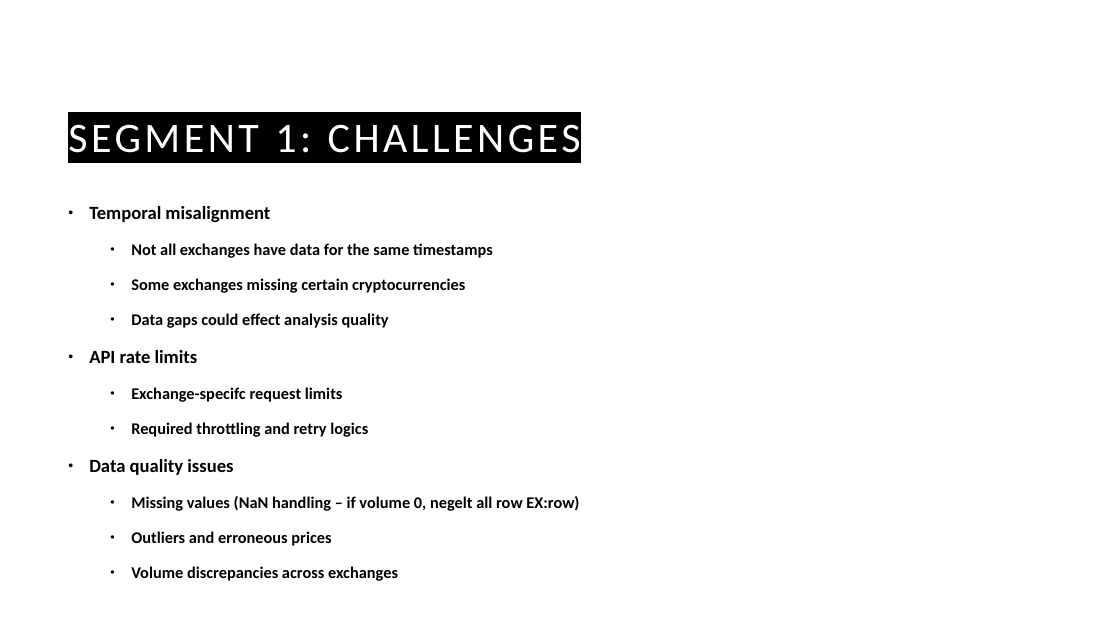
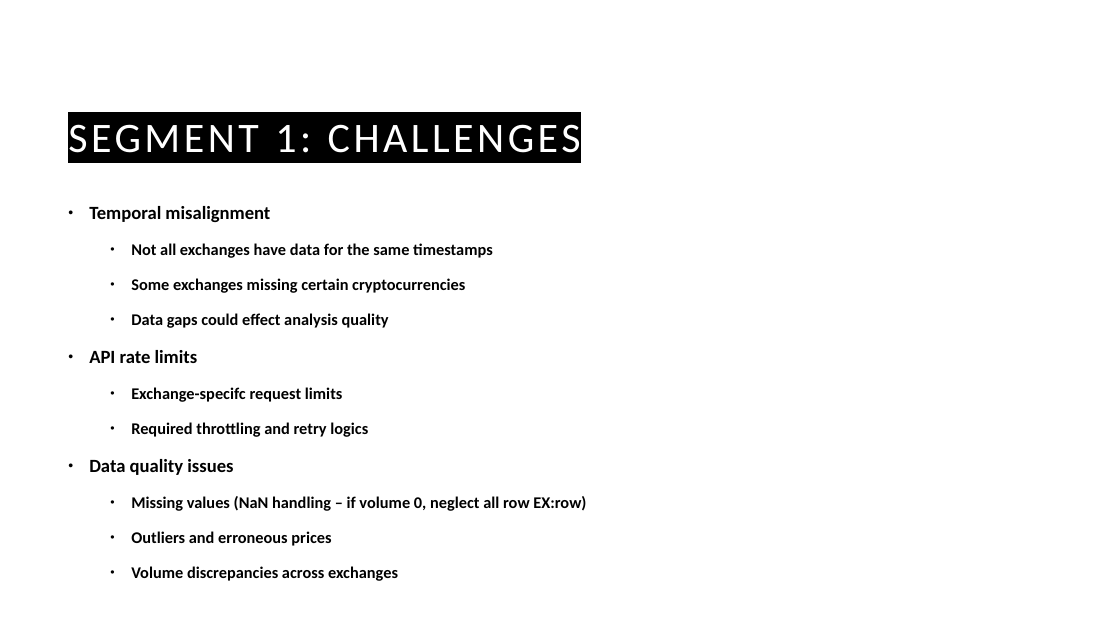
Before and after one commit to guyHarem/TAU_DS_Project, a slide deck: slide 7 of Presentations/Cryto Arbitrage P2.pptx. Drawn at 1120x630 pixels with LibreOffice and Linux fonts; fonts in the diff are those of the drawing; background and template pictures are left out. Boxes give left, top, right and bottom in pixels: in the first picture for what was removed or moved away, otherwise in the second. Text is boxed around its words. In the diff, an @@ line names an element or a change of style, - is before the commit and + after.

```diff
--- a/Presentations/Cryto Arbitrage P2.pptx
+++ b/Presentations/Cryto Arbitrage P2.pptx
@@ text at (131, 496, 586, 511): text changed @@
-  • Missing values (NaN handling – if volume 0, negelt all row EX:row)
+  • Missing values (NaN handling – if volume 0, neglect all row EX:row)
```
Also in this commit, not shown: 5 other slides changed, 2 slides added, 2 slides removed, 2 other files.
